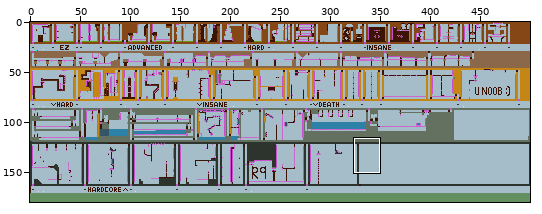
Edited in one commit: sprite sheet (Maps/Parkour1.png). Above, an overview of the earlier version with the close-up marked.
Close-up. Earlier state:
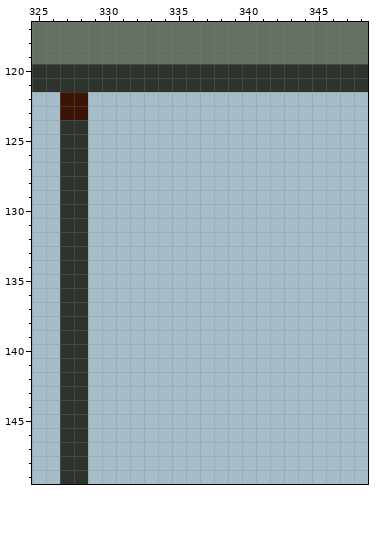
The file is 500x180 pixels. Colours within 5 levels of each other are drawn and written as one. Shown: x 325..348, y 117..149. The commit also changed other parts of the picture, which this record leaves out.
After:
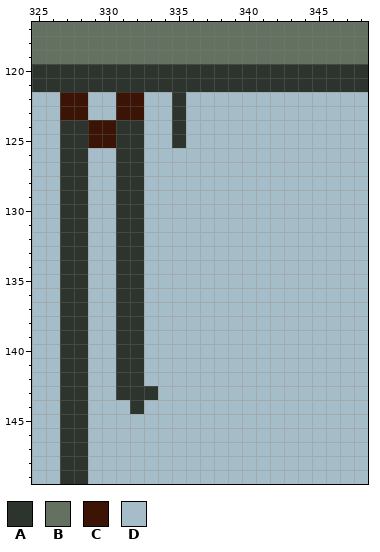
Palette (. is transparent): A #2d342d  B #647160  C #3b1406  D #a5bdc8
What changed:
y 122..123: x 331..332 DD -> CC; x 335 D -> A
y 124..125: x 329..332 DDDD -> CCAA; x 335 D -> A
y 126..142: x 331..332 DD -> AA
y 143: x 331..333 DDD -> AAA
y 144: x 332 D -> A
Changed places in both close-ups, as pixel boxes (x1, y1, x2, y2):
changed: (88, 92, 186, 414)
